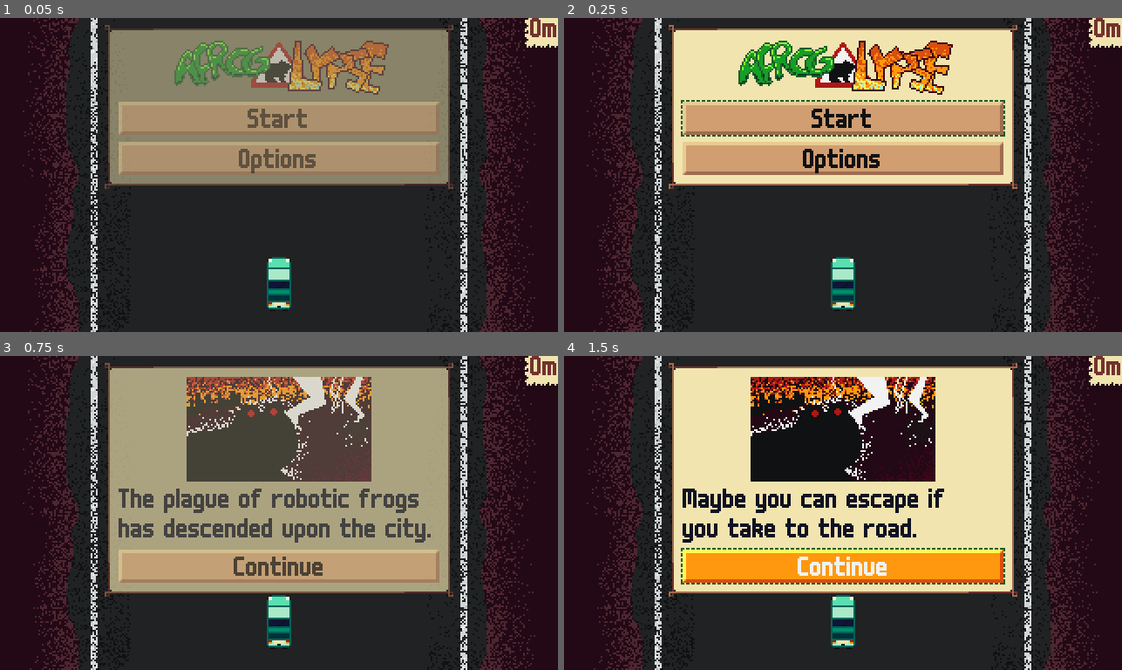
Above: before the commit, frames 1-4 (two rows, left to right).
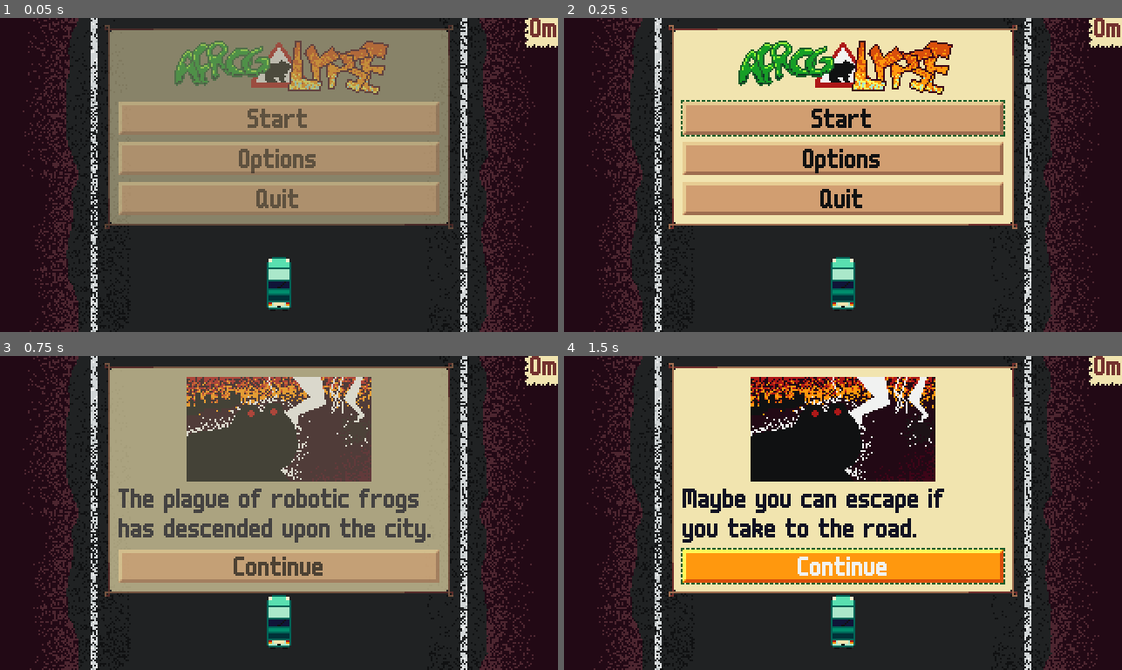
Above: after the commit, the same moments.

Repository: krobbi/afrogalypse
Game: Godot game, scene res://scenes/main/main.tscn
Same seed, same stepped clock (60 frames per second), same inputs: the game is played once before the commit and once after it.
Inputs:
- Up to frame 1 (0.05 s): no input
- Up to frame 2 (0.25 s): no input
- Up to frame 3 (0.75 s): click "Start" at 0.5 s
- Up to frame 4 (1.5 s): click "Continue" at 1.25 s

The runs differ from the first frame. In frame 1, 8.5% of the frame differs, in the area x 18-82%, y 10-68%; in frame 2, 8.3%; in frame 3, nothing differs; in frame 4, nothing differs.

Commit message:
Add quit button to main menu

Diff:
--- a/autoloads/global/global.gd
+++ b/autoloads/global/global.gd
@@ -74,6 +74,12 @@
 	gui_card_changed.emit("game_over")
 
 
+## Make a request to quit the game.
+func request_quit() -> void:
+	save_data()
+	get_tree().quit()
+
+
 func save_data() -> void:
 	var file: FileAccess = FileAccess.open(SAVE_PATH, FileAccess.WRITE)
 
--- a/gui/cards/main_gui_card.gd
+++ b/gui/cards/main_gui_card.gd
@@ -10,3 +10,8 @@
 		close_card()
 	else:
 		change_card("story")
+
+
+## Run when the quit button is pressed. Quit the game.
+func _on_quit_button_pressed() -> void:
+	Global.request_quit()
--- a/gui/cards/main_gui_card.tscn
+++ b/gui/cards/main_gui_card.tscn
@@ -20,5 +20,10 @@
 layout_mode = 2
 text = "Options"
 
+[node name="QuitButton" type="Button" parent="VBoxContainer" index="3"]
+layout_mode = 2
+text = "Quit"
+
 [connection signal="pressed" from="VBoxContainer/StartButton" to="." method="_on_start_button_pressed"]
 [connection signal="pressed" from="VBoxContainer/OptionsButton" to="." method="change_card" binds= ["options"]]
+[connection signal="pressed" from="VBoxContainer/QuitButton" to="." method="_on_quit_button_pressed"]
